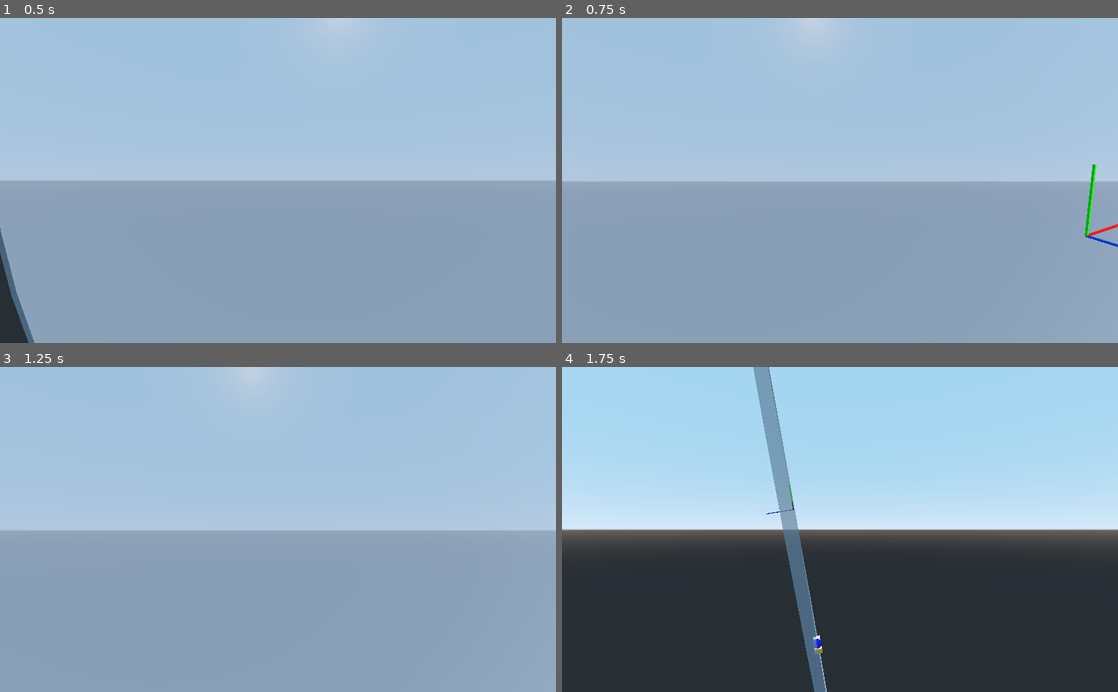
Above: before the commit, frames 1-4 (two rows, left to right).
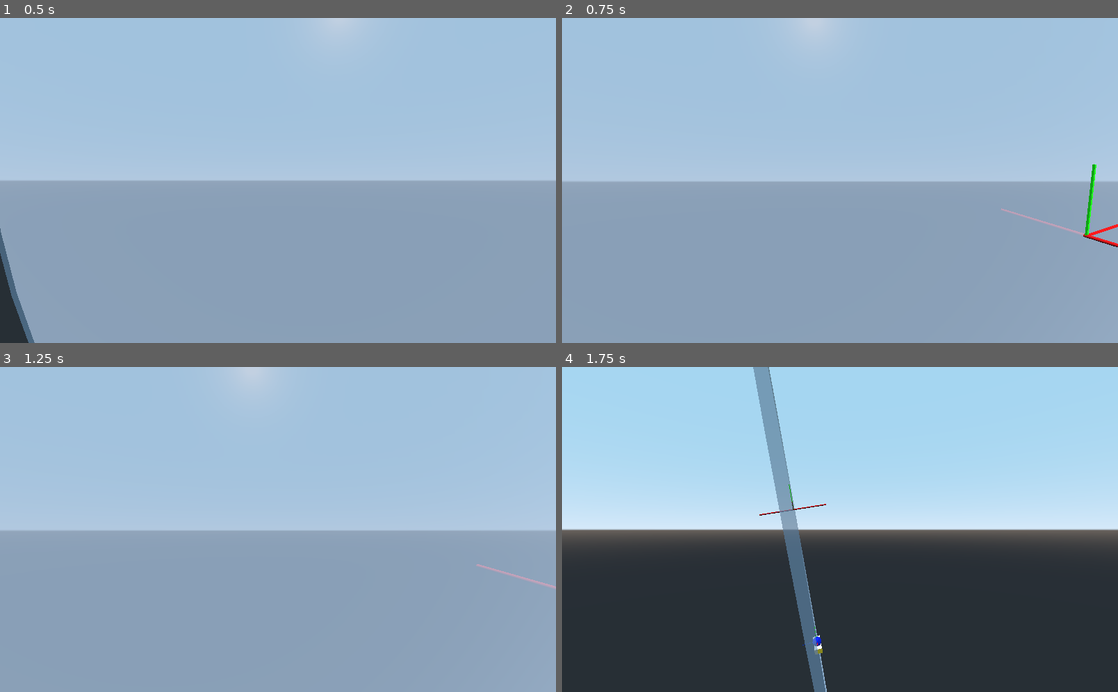
Above: after the commit, the same moments.

Repository: teratron/treaker
Game: Godot game, scene res://src/world/World.tscn
Same seed, same stepped clock (60 frames per second), same inputs: the game is played once before the commit and once after it.
Inputs (mouse positions are in pixels of both pictures, inside the frame that each line leads up to):
- Up to frame 1 (0.5 s): no input
- Up to frame 2 (0.75 s): tap Enter at 0.5 s; move the mouse to (867, 180) at 0.52 s; press the mouse at (867, 180) at 0.53 s; hold W (move_forward) from 0.53 s (still down)
- Up to frame 3 (1.25 s): keep holding W (move_forward)
- Up to frame 4 (1.75 s): keep holding W (move_forward); move the mouse to (812, 529) at 1.27 s; release the mouse at (812, 529) at 1.28 s; tap C (toggle_camera) at 1.35 s

Frame 1 is identical in both runs. In frame 2, 0.2% of the frame differs, in the area x 79-100%, y 58-71%; in frame 3, 0.1%; in frame 4, less than 0.1%.
Error in both runs: Invalid get index 'transform' (on base: 'Transform'). (res://src/player/Player.gd:60)

Commit message:
Paddle xform

Diff:
--- a/app/src/player/Paddle.gd
+++ b/app/src/player/Paddle.gd
@@ -2,8 +2,6 @@
 
 
 #onready var _ball_position := $BallPosition
-#
-
 
 #var ball: Vector3 setget set_ball_position, get_ball_position
 var ball_position: Transform setget, get_ball_position
@@ -15,27 +13,21 @@
 #	#print(ball_position)
 
 
-#func get_ball_position() -> Vector3:
-#	return ball
-
-
 #func _ready():
 #	yield(owner, "ready")
 
-func init_ball_position(radius: float) -> void:
+
+func set_ball_position(radius: float) -> void:
 	$BallPosition.transform.origin.y = $MeshInstance.mesh.get_aabb().size.y * .5 + radius * 1.002
-	$BallPosition.transform.origin.x = 1
-	#ball_position = $BallPosition.transform
-
-
-#func set_ball_position(position: Transform) -> void:
-#	ball_position = transform.xform($BallPosition.transform)
 
 
 func get_ball_position() -> Transform:
 	#print(get_parent())
 	#return $BallPosition.transform
-	return Transform($BallPosition.transform.basis, transform.xform($BallPosition.transform.origin))
+	var pos := $BallPosition
+	#var z = Vector3.ZERO #pos.transform.origin
+	#prints(transform.xform(z), owner.get_child(0).transform.xform(z), owner.transform.xform(z), owner.get_child(0))
+	return Transform(pos.transform.basis, transform.xform(pos.transform.origin))
 
 
 func _on_Area_area_entered(_area):
--- a/app/src/player/Player.gd
+++ b/app/src/player/Player.gd
@@ -34,14 +34,14 @@
 	#yield(owner, "ready")
 	camera.transform.origin = Vector3(0, -radius_camera, distance_camera)
 	paddle.transform.origin = Vector3(0, -radius_paddle, 0)
-	paddle.init_ball_position(ball.radius)
+	paddle.set_ball_position(ball.radius)
 	#print(paddle.ball_position)
 	ball.transform = paddle.ball_position
 	#ball.transform.origin = rotor.transform.xform_inv(paddle.transform.origin)
 	#ball.transform.origin = paddle.transform.xform(paddle.get_ball_position().origin)
 	#prints(paddle.transform.xform_inv(paddle.ball_position.origin), paddle.transform.origin)
 	#ball.transform.origin = paddle.transform.origin + paddle.ball_position.transform.origin
-	prints(ball.transform, paddle.transform.origin)
+	#prints(ball.transform, paddle.transform.origin)
 
 
 
@@ -76,7 +76,7 @@
 				#ball.transform.origin = rotor.transform.xform_inv(paddle.ball_position.origin)
 				#print(paddle.ball_position)
 				ball.transform.origin = rotor.transform.xform_inv(paddle.ball_position.origin)
-				print(rotor.transform.xform_inv(paddle.ball_position.origin))
+				#print(rotor.transform.xform_inv(paddle.ball_position.origin))
 
 		if is_center_look:
 			camera.look_at(rotor.transform.origin, Vector3(0, 0, 1))
--- a/app/src/player/Player.tscn
+++ b/app/src/player/Player.tscn
@@ -15,8 +15,8 @@
 material = SubResource( 1 )
 top_radius = 0.1
 bottom_radius = 0.1
-height = 8.0
-radial_segments = 8
+height = 10.0
+radial_segments = 4
 rings = 0
 
 [sub_resource type="SpatialMaterial" id=3]
@@ -50,7 +50,6 @@
 
 [node name="Center" type="MeshInstance" parent="."]
 transform = Transform( 1, 0, 0, 0, -4.37114e-08, -1, 0, 1, -4.37114e-08, 0, 0, 0 )
-visible = false
 mesh = SubResource( 2 )
 material/0 = null
 
